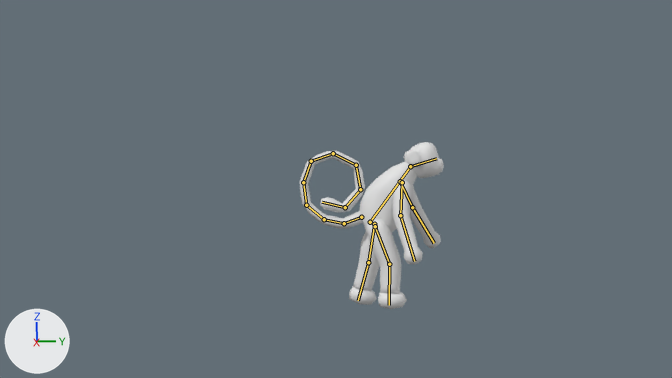
Two versions of the Blender file DEVHUB/Blender/Monkey2.blend, one commit apart.
Before and after are seen from the file's camera 'Camera'. The lights are fixed; the arrows at lower left show +X, +Y and +Z. The picture after the commit comes second. Both versions are drawn at frame 0 of the action 'Jump'; the numbers are the values there. The bones that bend it are drawn over the model as lines.

Names of what the first picture shows: 'Body'.
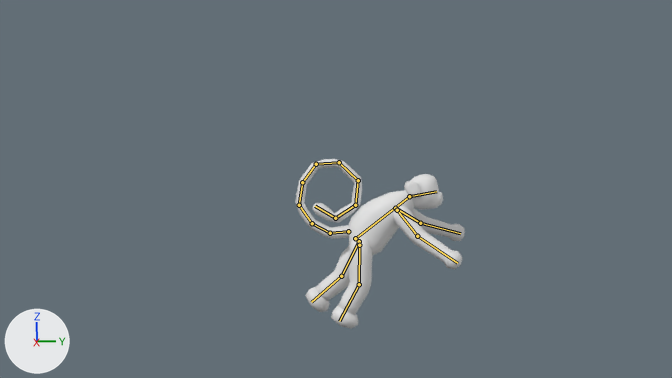
Boxes (x1, y1, x2, y2) around the edits, measured in the pictures (672 x 378 px):
```json
{"object": "Body", "change": "posed", "before": [300, 142, 444, 309], "after": [295, 159, 465, 329], "on screen": "18% wider"}
{"bone": "Body", "before": "(370, 222) to (410, 166)", "after": "(355, 238) to (409, 196)"}
{"bone": "Head", "before": "(410, 166) to (436, 158)", "after": "(409, 196) to (436, 191)"}
{"bone": "Groin.L", "before": "(374, 224) to (368, 262)", "after": "(359, 241) to (341, 276)"}
{"bone": "Knee.L", "before": "(368, 262) to (358, 300)", "after": "(341, 276) to (311, 302)"}
{"bone": "Shoulder.L", "before": "(400, 181) to (412, 207)", "after": "(395, 208) to (420, 223)"}
{"bone": "Elbow.L", "before": "(412, 207) to (434, 243)", "after": "(420, 223) to (460, 233)"}
{"bone": "Groin.R", "before": "(375, 226) to (389, 264)", "after": "(359, 245) to (359, 284)"}
{"bone": "Knee.R", "before": "(389, 264) to (389, 305)", "after": "(359, 284) to (339, 321)"}
{"bone": "Shoulder.R", "before": "(402, 182) to (400, 215)", "after": "(397, 210) to (417, 236)"}
```

Edits to the scene script, one JSON object a line:
```json
{"block": "bone_body", "where": "bone_body = bpy.data.objects['Armature'].pose.bones['Body']"}
{"op": "set", "path": "bone_body.location", "old": "(0.0, 0.265, -0.167)", "new": "(0.0, 0.037, -0.481)"}
{"op": "set", "path": "bone_body.rotation_quaternion", "old": "(0.87, 0.493, 0.0, 0.0)", "new": "(0.931, 0.365, 0.0, 0.0)", "note": "degrees (59, 0, 0) -> degrees (43, 0, 0)"}
{"block": "bone_head", "where": "bone_head = bpy.data.objects['Armature'].pose.bones['Head']  # child of 'Body'"}
{"op": "set", "path": "bone_head.rotation_quaternion", "old": "(0.941, -0.339, 0.0, 0.0)", "new": "(0.968, -0.251, 0.0, 0.0)", "note": "degrees (-40, 0, 0) -> degrees (-29, 0, 0)"}
{"block": "bone_groin_l", "where": "bone_groin_l = bpy.data.objects['Armature'].pose.bones['Groin.L']  # child of 'Body'"}
{"op": "set", "path": "bone_groin_l.rotation_quaternion", "old": "(0.833, -0.554, 0.0, 0.0)", "new": "(0.825, -0.565, 0.0, 0.0)", "note": "degrees (-67, 0, 0) -> degrees (-69, 0, 0)"}
{"block": "bone_knee_l", "where": "bone_knee_l = bpy.data.objects['Armature'].pose.bones['Knee.L']  # child of 'Groin.L'"}
{"op": "set", "path": "bone_knee_l.location", "old": "(0.0, 0.0, 0.0)", "new": "(0.0, -0.104, 0.006)"}
{"op": "set", "path": "bone_knee_l.rotation_quaternion", "old": "(0.998, -0.06, 0.0, 0.0)", "new": "(0.978, -0.207, 0.0, 0.0)", "note": "degrees (-7, 0, 0) -> degrees (-24, 0, 0)"}
{"block": "bone_shoulder_l", "where": "bone_shoulder_l = bpy.data.objects['Armature'].pose.bones['Shoulder.L']  # child of 'Body'"}
{"op": "set", "path": "bone_shoulder_l.rotation_quaternion", "old": "(0.945, -0.263, -0.013, 0.196)", "new": "(0.969, 0.149, -0.093, 0.174)", "note": "degrees (-30, 5, 22) -> degrees (15, -13, 19)"}
{"block": "bone_elbow_l", "where": "bone_elbow_l = bpy.data.objects['Armature'].pose.bones['Elbow.L']  # child of 'Shoulder.L'"}
{"op": "set", "path": "bone_elbow_l.rotation_quaternion", "old": "(0.985, 0.042, 0.166, -0.024)", "new": "(0.983, 0.124, 0.136, -0.02)", "note": "degrees (5, 19, -2) -> degrees (14, 16, 0)"}
{"block": "bone_groin_r", "where": "bone_groin_r = bpy.data.objects['Armature'].pose.bones['Groin.R']  # child of 'Body'"}
{"op": "set", "path": "bone_groin_r.rotation_quaternion", "old": "(0.947, -0.321, 0.0, 0.0)", "new": "(0.932, -0.363, 0.0, 0.0)", "note": "degrees (-38, 0, 0) -> degrees (-43, 0, 0)"}
{"block": "bone_knee_r", "where": "bone_knee_r = bpy.data.objects['Armature'].pose.bones['Knee.R']  # child of 'Groin.R'"}
{"op": "set", "path": "bone_knee_r.location", "old": "(0.0, 0.0, 0.0)", "new": "(0.0, 0.087, -0.056)"}
{"op": "set", "path": "bone_knee_r.rotation_quaternion", "old": "(0.98, -0.197, 0.0, 0.0)", "new": "(0.969, -0.246, 0.0, 0.0)", "note": "degrees (-23, 0, 0) -> degrees (-28, 0, 0)"}
{"block": "bone_shoulder_r", "where": "bone_shoulder_r = bpy.data.objects['Armature'].pose.bones['Shoulder.R']  # child of 'Body'"}
{"op": "set", "path": "bone_shoulder_r.rotation_quaternion", "old": "(0.856, -0.489, 0.022, -0.167)", "new": "(0.986, -0.023, 0.099, -0.136)", "note": "degrees (-58, -7, -18) -> degrees (-4, 11, -16)"}
```
